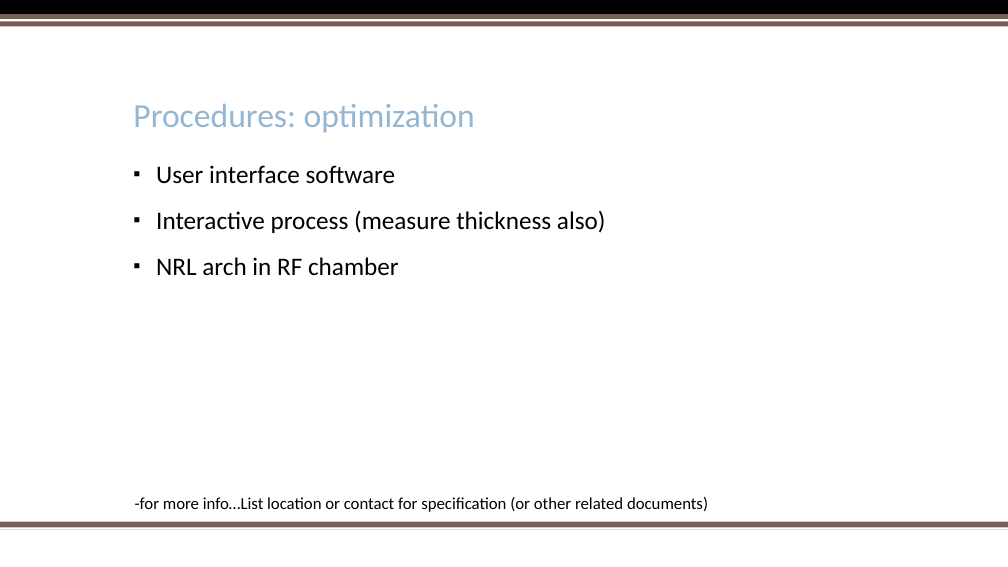
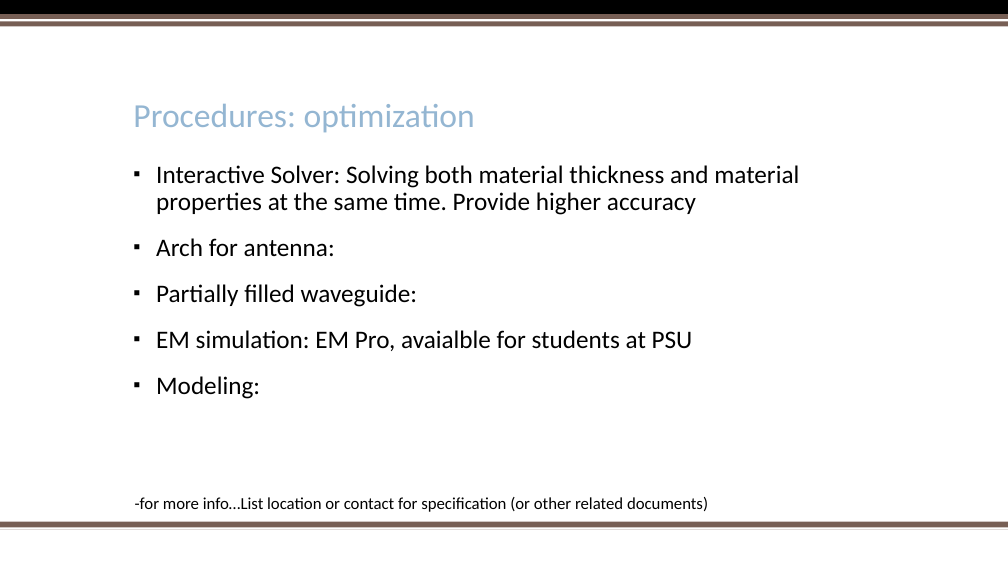
Before and after one commit to trankhiemha/ECE412-413-Capstone-Project-N3, a slide deck: slide 9 of Capstone project proposal presentation.pptx (slide 6 before the commit). Drawn at 1008x567 pixels with LibreOffice and Linux fonts; fonts in the diff are those of the drawing; background and template pictures are left out. Boxes give left, top, right and bottom in pixels: in the first picture for what was removed or moved away, otherwise in the second. Text is boxed around its words. In the diff, an @@ line names an element or a change of style, - is before the commit and + after.

```diff
--- a/Capstone project proposal presentation.pptx
+++ b/Capstone project proposal presentation.pptx
@@ text at (156, 165, 799, 399): text changed @@
-▪ User interface software
-▪ Interactive process (measure thickness also)
-▪ NRL arch in RF chamber
+▪ Interactive Solver: Solving both material thickness and material properties at the same time. Provide higher accuracy
+▪ Arch for antenna:
+▪ Partially filled waveguide:
+▪ EM simulation: EM Pro, avaialble for students at PSU
+▪ Modeling:
```
Also in this commit, not shown: 6 other slides changed, 3 slides added.
